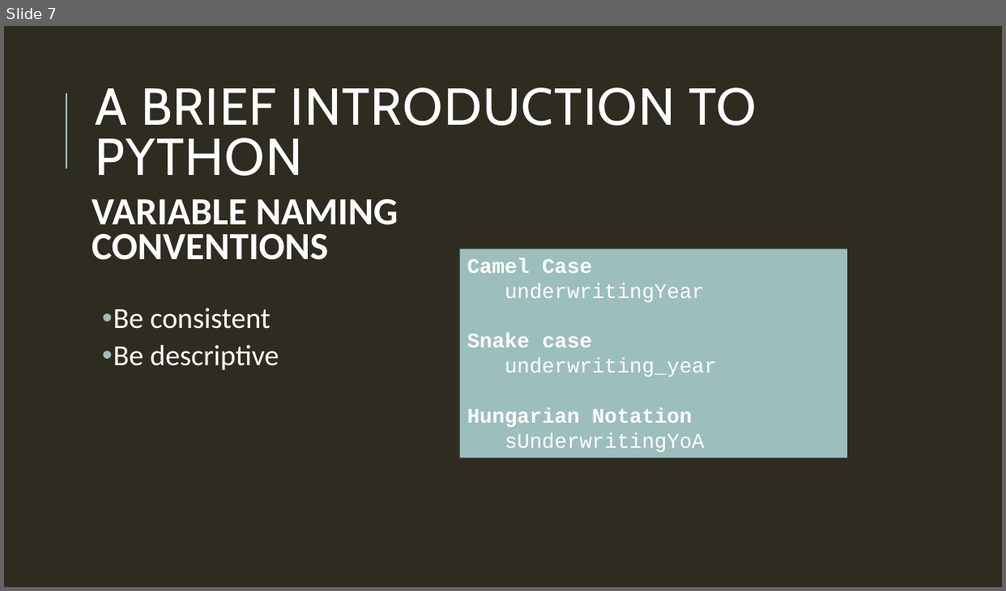
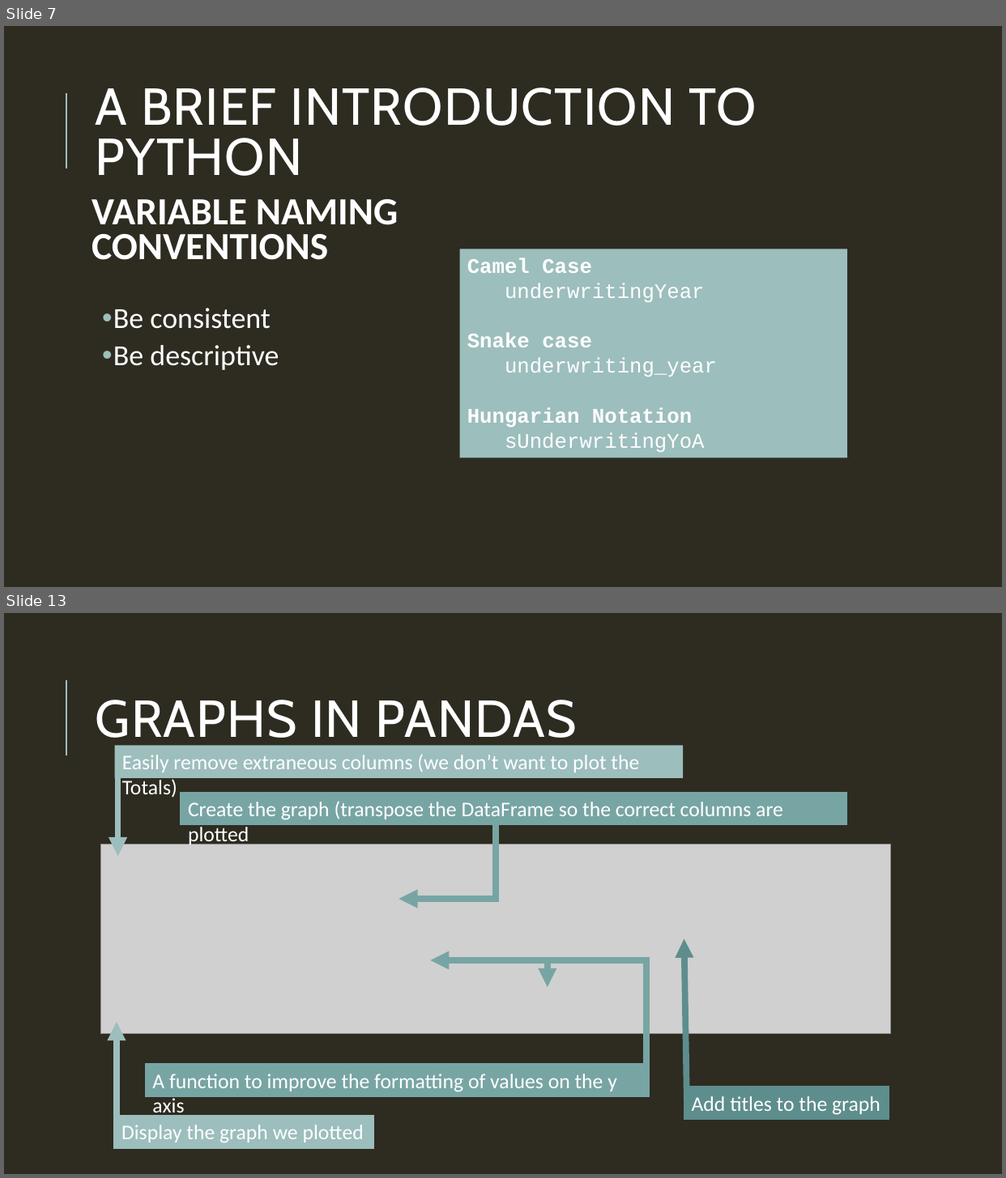
Before and after one commit to fk20268/How2, a slide deck: HOW2_presentation.pptx. Shown one above the other, each under a label of ours: slide 7 before the commit, slides 7 and 13 after it; the slides between them are not shown. The pictures are 1006x591 and 1006x1178 pixels, drawn with LibreOffice and Linux fonts; fonts in the diff are those of the drawing; grey boxes stand for pictures. Boxes give left, top, right and bottom in pixels: in the first picture for what was removed or moved away, otherwise in the second. Text is boxed around its words. In the diff, an @@ line names an element or a change of style, - is before the commit and + after.

```diff
--- a/HOW2_presentation.pptx
+++ b/HOW2_presentation.pptx
@@ slide 13 added at bbox=[4, 613, 1002, 1174], background #2E2B21; not listed: 1 template element that a slide beside it also shows @@
@@ title added at bbox=[96, 700, 577, 748], 50 pt, text #FFFFFF @@
+GRAPHS IN PANDAS
@@ rectangle added at bbox=[115, 746, 683, 778], fill #9CBEBD, 20 pt, text #FFFFFF @@
+Easily remove extraneous columns (we don’t want to plot the Totals)
@@ arrow added from (117, 778) to (117, 856), #9CBEBD 6 pt @@
@@ rectangle added at bbox=[181, 793, 848, 825], fill #77A5A4, outline #77A5A4 0.75 pt, 20 pt, text #FFFFFF @@
+Create the graph (transpose the DataFrame so the correct columns are plotted
@@ line added from (496, 817) to (496, 902), #77A5A4 6 pt @@
@@ picture added at bbox=[100, 845, 891, 1034] @@
@@ arrow added from (496, 899) to (398, 899), #77A5A4 6 pt @@
@@ arrow added from (687, 1099) to (684, 939), #5D8D8C 6 pt @@
@@ arrow added from (647, 960) to (431, 960), #77A5A4 6 pt @@
@@ arrow added from (548, 960) to (548, 987), #77A5A4 6 pt @@
@@ line added from (647, 957) to (647, 1067), #77A5A4 6 pt @@
@@ arrow added from (117, 1142) to (117, 1023), #9CBEBD 6 pt @@
@@ rectangle added at bbox=[146, 1064, 650, 1097], fill #77A5A4, outline #77A5A4 0.75 pt, 20 pt, text #FFFFFF @@
+A function to improve the formatting of values on the y axis
@@ rectangle added at bbox=[684, 1087, 889, 1120], fill #5D8D8C, outline #5D8D8C 0.75 pt, 20 pt, text #FFFFFF @@
+Add titles to the graph
@@ rectangle added at bbox=[114, 1116, 374, 1149], fill #9CBEBD, outline #9CBEBD 0.75 pt, 20 pt, text #FFFFFF @@
+Display the graph we plotted
```
Also in this commit, not shown: 5 slides changed, 5 other slides added, 2 other files.
